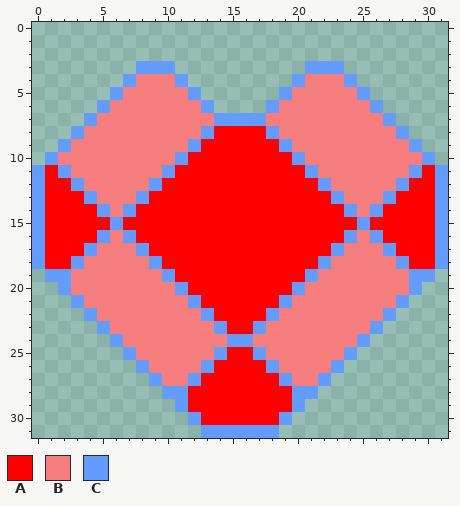
A pixel-art file gets an edit: Assets/Icons/hp-gem.ase. The picture above was drawn from the file before the commit.
32x32 pixels, 1 frame.
Palette (. is transparent): A #ff0000  B #f77e7e  C #639bff
Now the later version:
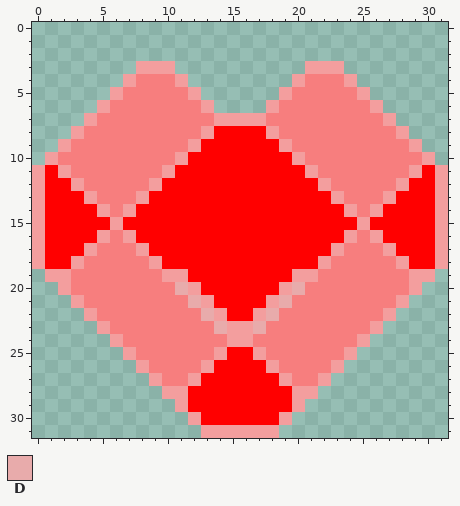
Colours new in this view: D #e8abab
The exact change:
{"colour":"C","old":"#639bff","new":"#f39e9e"}
{"y":19,"x":11,"old":"A","new":"C"}
{"y":19,"x":20,"old":"A","new":"C"}
{"y":20,"x":11,"old":"CA","new":"DC"}
{"y":20,"x":19,"old":"AC","new":"CD"}
{"y":21,"x":12,"old":"CA","new":"DC"}
{"y":21,"x":18,"old":"AC","new":"CD"}
{"y":22,"x":13,"old":"CA","new":"DC"}
{"y":22,"x":17,"old":"AC","new":"CD"}
{"y":23,"x":14,"old":"CAAC","new":"DCCD"}
{"label":"changed","picture_box":[32,61,448,438]}
